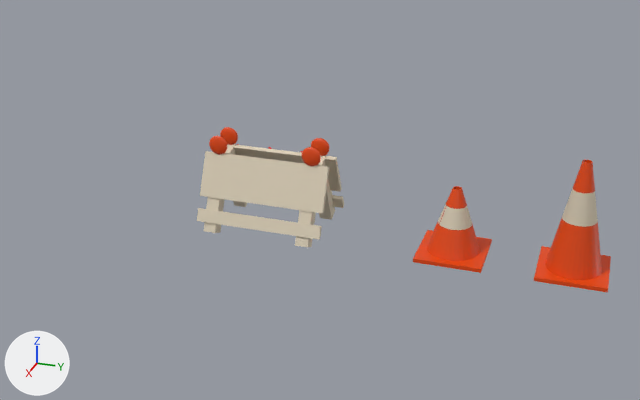
The Blender file cityobjects.blend as it was, and as the next commit left it.
Both versions are drawn from a 50 mm camera at (23.63, 6.24, 12.39) aimed at (0.08, -1.68, 1.09). Every picture has the same lights, and +X, +Y and +Z are marked at lower left.

Objects in the first picture: 'Barricade', 'TrafficCone_Short', 'TrafficCone_Tall'.
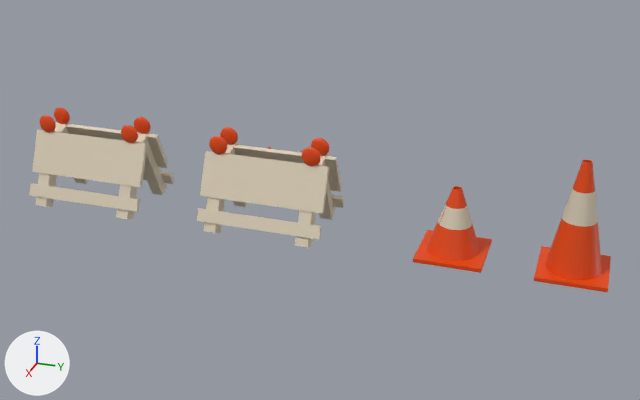
Where the newer file only moved an object's origin or applied its transform, the numbers keep the older frame.

Pixel boxes [x1, y1, x2, y2] of what changed, in the pictures (640 x 400 px):
```json
{"object": "StopBarricade", "change": "added", "after": [29, 107, 174, 219], "faces in mat_white_001 (beige #ebdec5)": [29, 122, 174, 219], "faces in mat_trafficcone_001 (orange #e74800)": [39, 107, 151, 143]}
```

Edits to the scene script, one JSON object a line:
```json
{"op": "add", "block": "mat_trafficcone_001", "code": ["mat_trafficcone_001 = principled_material('TrafficCone.001')", "mat_trafficcone_001.base_color = (0.8, 0.0656, 0.0)  # orange #e74800"]}
{"op": "add", "block": "mat_red_001", "code": ["mat_red_001 = principled_material('Red.001')", "mat_red_001.base_color = (0.8, 0.00263, 0.0)  # red #e70900"]}
{"op": "add", "block": "mat_white_001", "code": ["mat_white_001 = principled_material('White.001')", "mat_white_001.base_color = (0.827, 0.729, 0.559)  # beige #ebdec5", "mat_white_001.metallic = 0.4", "mat_white_001.roughness = 0.705"]}
{"op": "add", "block": "me_sphere_001", "code": ["me_sphere_001 = bpy.data.meshes.new('Sphere.001')", "me_sphere_001.from_pydata(...)  # 2060 vertices, 2156 faces; spans x -13.8..13.6, y -6.5..6.8, z -8.8..1.2", "# faces by material slot: [91, 2048, 17]", "me_sphere_001.materials.append(mat_white_001)  # beige #ebdec5", "me_sphere_001.materials.append(mat_trafficcone_001)  # orange #e74800", "me_sphere_001.materials.append(mat_red_001)  # red #e70900"]}
{"op": "add", "block": "ob_stopbarricade", "code": ["ob_stopbarricade = bpy.data.objects.new('StopBarricade', me_sphere_001)", "ob_stopbarricade.location = (0.01, -9.44, 2.57)", "ob_stopbarricade.scale = (0.1, 0.3, 0.3)"]}
```
